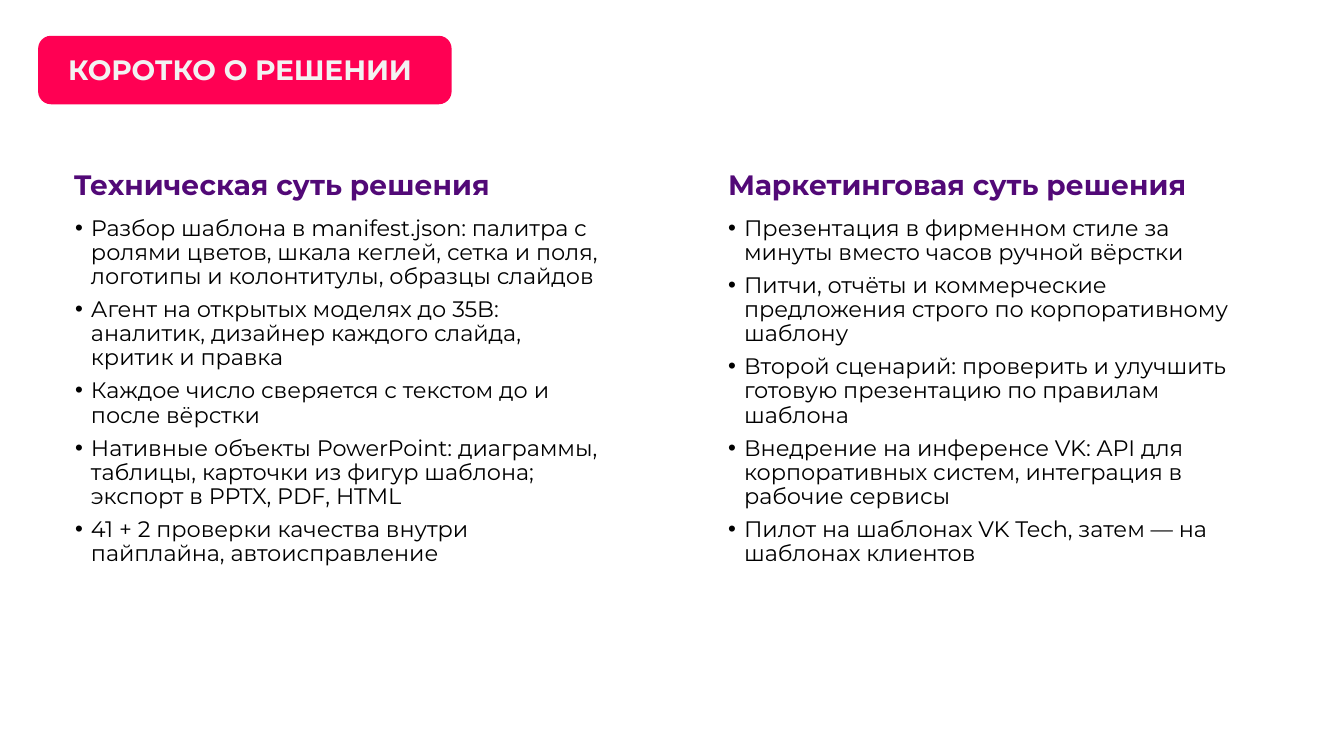
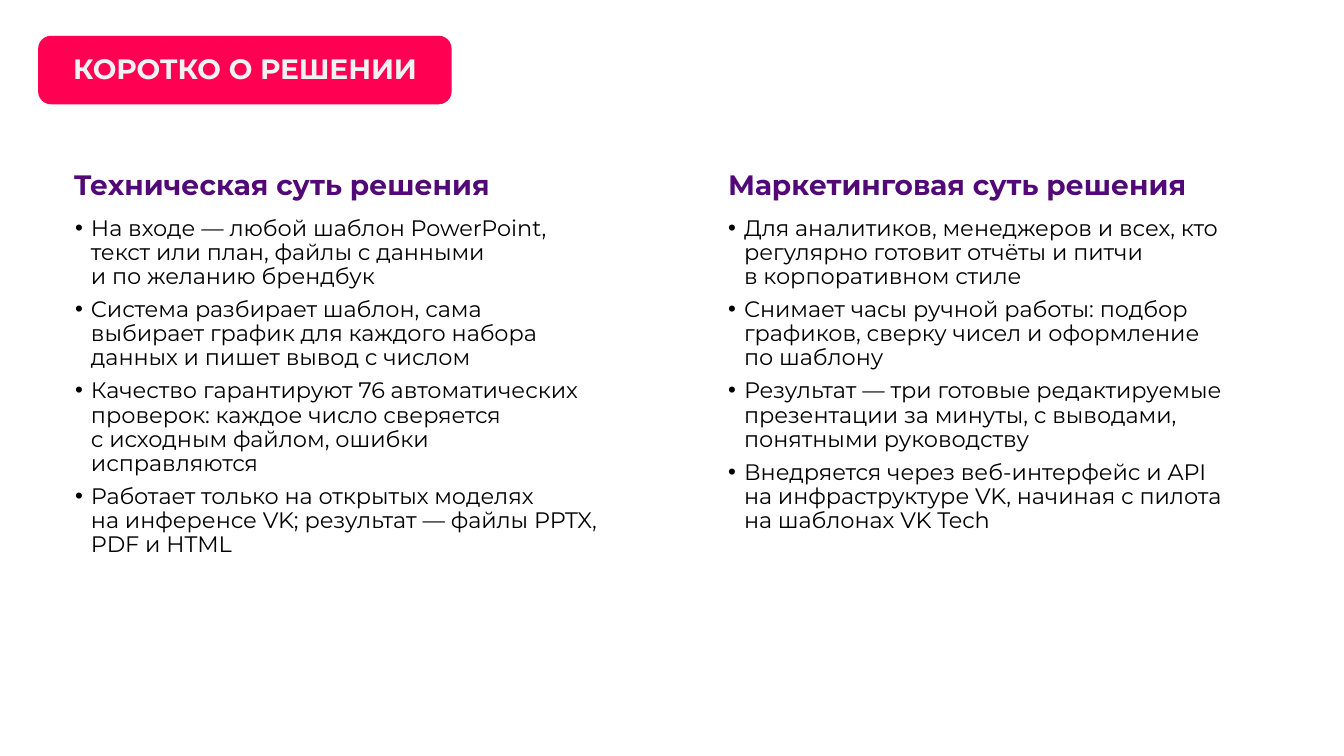
Before and after one commit to hl0pch1k/verstka, a slide deck: slide 5 of docs/presentation/verstka-pitch.pptx. Drawn at 1344x756 pixels with LibreOffice and Linux fonts; fonts in the diff are those of the drawing; background and template pictures are left out. Boxes give left, top, right and bottom in pixels: in the first picture for what was removed or moved away, otherwise in the second. Text is boxed around its words. In the diff, an @@ line names an element or a change of style, - is before the commit and + after.

Commit message:
Решение второй ступени по ссылкам первой: docs/presentation/verstka-pitch.pdf/.pptx — питч второй ступени (первый — verstka-pitch-stage1), examples/outputs открывается актуальными примерами

```diff
--- a/docs/presentation/verstka-pitch.pptx
+++ b/docs/presentation/verstka-pitch.pptx
@@ title "КОРОТКО О РЕШЕНИИ" at [73,59,417,80]: alignment left to centre; vertical alignment bottom to middle @@
@@ text at [91,219,597,552]: text changed @@
-• Разбор шаблона в manifest.json: палитра с ролями цветов, шкала кеглей, сетка и поля, логотипы и колонтитулы, образцы слайдов
-• Агент на открытых моделях до 35B: аналитик, дизайнер каждого слайда, критик и правка
-• Каждое число сверяется с текстом до и после вёрстки
-• Нативные объекты PowerPoint: диаграммы, таблицы, карточки из фигур шаблона; экспорт в PPTX, PDF, HTML
-• 41 + 2 проверки качества внутри пайплайна, автоисправление
+• На входе — любой шаблон PowerPoint, текст или план, файлы с данными и по желанию брендбук
+• Система разбирает шаблон, сама выбирает график для каждого набора данных и пишет вывод с числом
+• Качество гарантируют 76 автоматических проверок: каждое число сверяется с исходным файлом, ошибки исправляются
+• Работает только на открытых моделях на инференсе VK; результат — файлы PPTX, PDF и HTML
@@ text at [744,220,1222,528]: text changed @@
-• Презентация в фирменном стиле за минуты вместо часов ручной вёрстки
-• Питчи, отчёты и коммерческие предложения строго по корпоративному шаблону
-• Второй сценарий: проверить и улучшить готовую презентацию по правилам шаблона
-• Внедрение на инференсе VK: API для корпоративных систем, интеграция в рабочие сервисы
-• Пилот на шаблонах VK Tech, затем — на шаблонах клиентов
+• Для аналитиков, менеджеров и всех, кто регулярно готовит отчёты и питчи в корпоративном стиле
+• Снимает часы ручной работы: подбор графиков, сверку чисел и оформление по шаблону
+• Результат — три готовые редактируемые презентации за минуты, с выводами, понятными руководству
+• Внедряется через веб-интерфейс и API на инфраструктуре VK, начиная с пилота на шаблонах VK Tech
```
Also in this commit, not shown: 5 other slides changed, 13 slides added, 9 slides removed, 7 other files.
